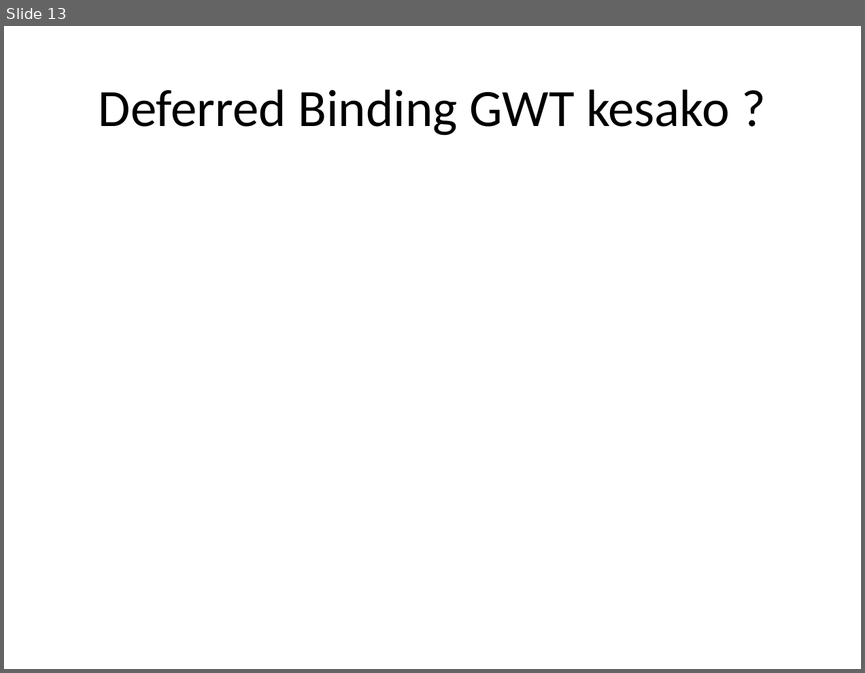
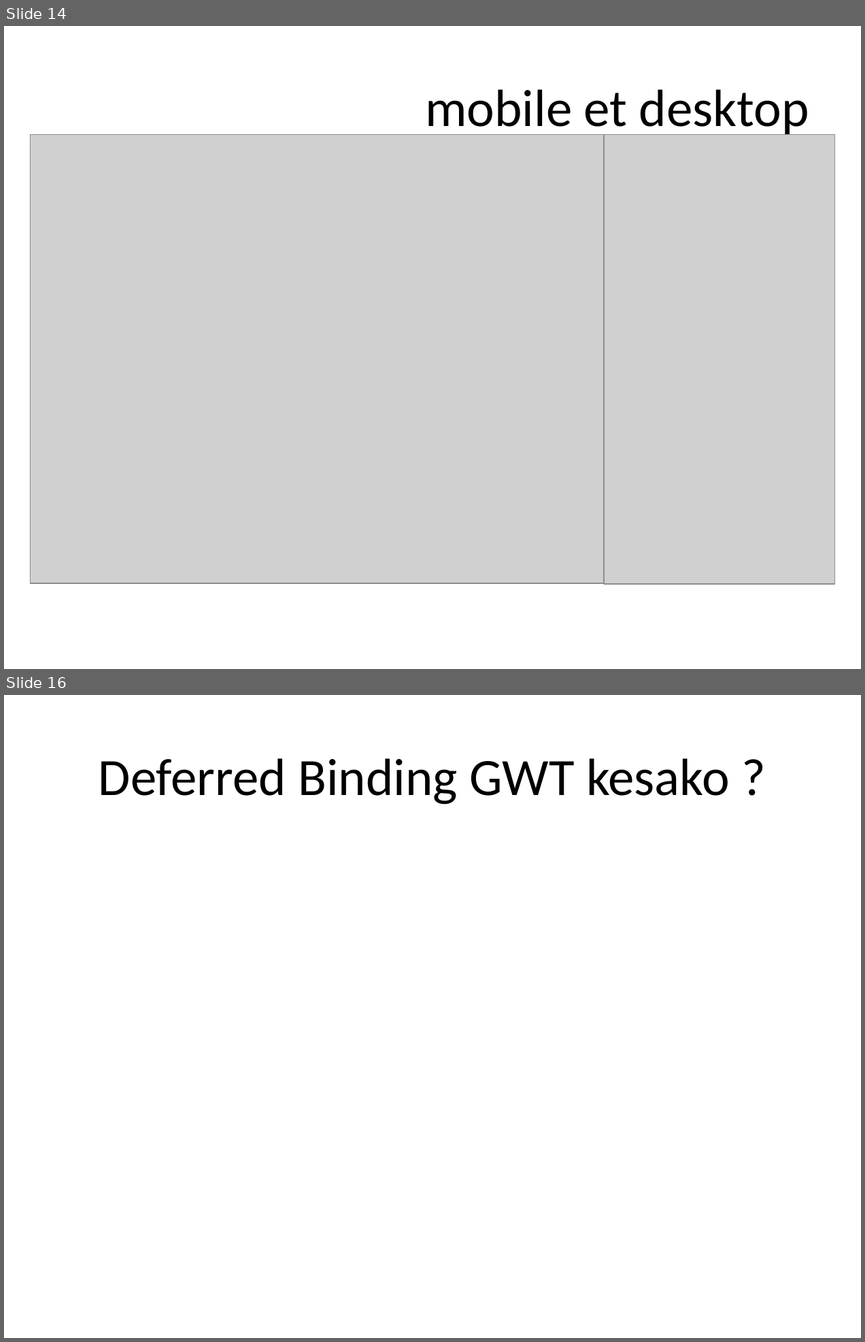
Before and after one commit to dbaeli/ez18n, a slide deck: ez18n-slides/ez18n_hands_on.pptx. Shown one above the other, each under a label of ours: slide 13 before the commit, slides 14 and 16 after it; the slides between them are not shown. The pictures are 865x673 and 865x1342 pixels, drawn with LibreOffice and Linux fonts; fonts in the diff are those of the drawing; grey boxes stand for pictures; background and template pictures are left out. Boxes give left, top, right and bottom in pixels: in the first picture for what was removed or moved away, otherwise in the second. Text is boxed around its words. In the diff, an @@ line names an element or a change of style, - is before the commit and + after.

```diff
--- a/ez18n-slides/ez18n_hands_on.pptx
+++ b/ez18n-slides/ez18n_hands_on.pptx
@@ slide 14 added at (4,26,861,669), background picture (left out) @@
@@ title added at (426,89,809,138), 44 pt, text #000000 @@
+mobile et desktop
@@ picture added at (31,135,725,583) @@
@@ picture added at (604,135,834,584) @@
@@ what was slide 13 is now slide 16 @@
```
Also in this commit, not shown: 13 slides changed, 3 other slides added, 1 slide removed, 14 other files.
